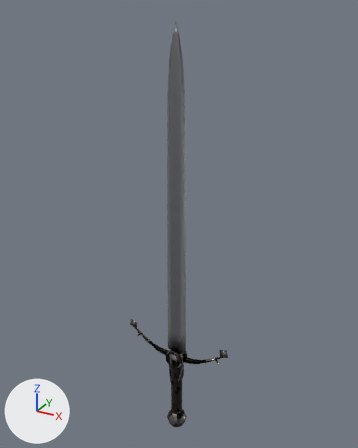
An edit to the glTF model cliente-godot/assets_v3/equipamentos/wp_espada_longa_d.glb, drawn before and after from the same camera.
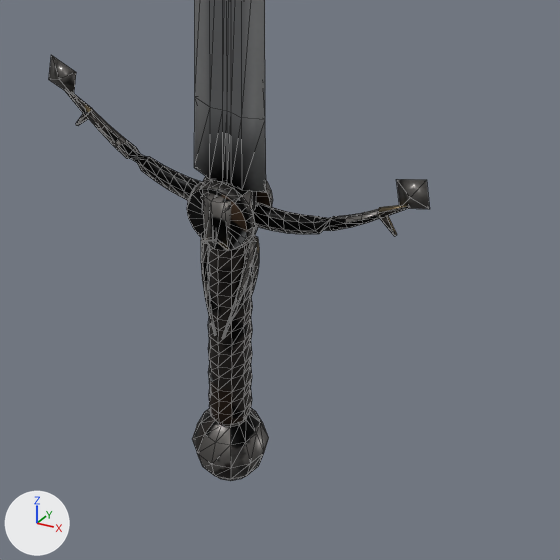
Each version appears first whole from a 50 mm camera at (0.487, -0.874, 1.025) aimed at (-0.01, 0.031, 0.572), and next in a close-up on the part from 33% to 73% of the width and 68% to 100% of the height. The lights are fixed; the arrows at lower left show +X, +Y and +Z. The last two pictures show the newer version. The close-ups show mesh edges as thin lines. Vertices at exactly the same position are counted once.

Names of what the first close-up shows: 'wp_espada_longa_d'.
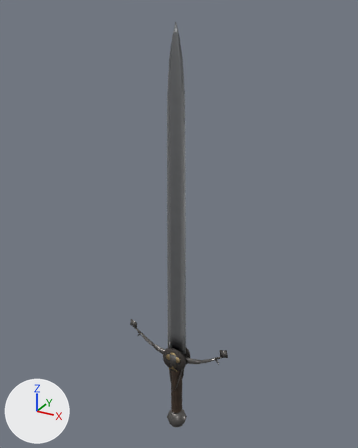
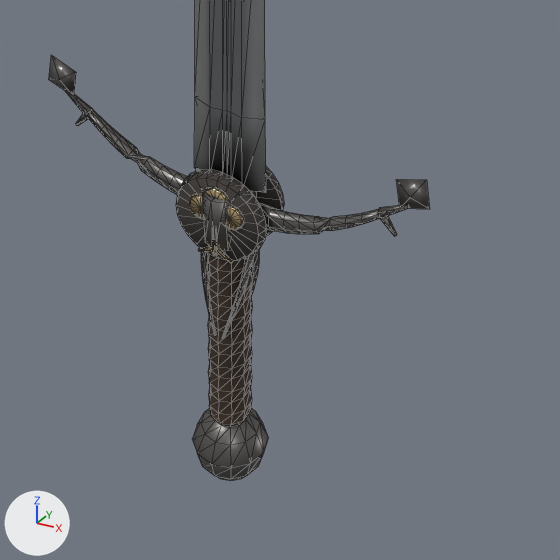
What differs and where, as boxes (x1, y1, x2, y2) in the close-ups (560 x 560 px; the box of a moved part takes in the faces that stretch with it):
'wp_espada_longa_d', surface changed, reshaped
    both: (49, 0, 430, 481)
part 1 of me_espada, added
    after: (198, 246, 233, 263)
part 2 of me_espada, deleted
    before: (203, 239, 229, 251)
part 3 of me_espada, moved or reshaped
    before: (187, 180, 273, 249)
    after: (176, 167, 284, 260)
part 4 of me_espada, surface changed
    both: (52, 57, 412, 481)

Diff of the bpy script that builds the scene:
```diff
--- a/cliente-godot/assets_v3/equipamentos/wp_espada_longa_d.glb.py
+++ b/cliente-godot/assets_v3/equipamentos/wp_espada_longa_d.glb.py
@@ img_tx_espada_longa_d_metal @@
+img_tx_espada_longa_d_metal = load_image('tx_espada_longa_d_metal', '_unpacked/tx_espada_longa_d_metal', 512, 512, 'Non-Color')
@@ mat_espada_longa_d @@
 n0 = _N.new('ShaderNodeBsdfPrincipled'); n0.name = 'Principled BSDF'
-n0.inputs[1].default_value = 0.85  # 'Metallic'
-n0.inputs[2].default_value = 0.38  # 'Roughness'
 n1 = _N.new('ShaderNodeOutputMaterial'); n1.name = 'Material Output'
@@ mat_espada_longa_d @@
 n2.image = img_tx_espada_longa_d
+n3 = _N.new('ShaderNodeSeparateColor'); n3.name = 'Separate Color'
+n4 = _N.new('ShaderNodeTexImage'); n4.name = 'Image Texture.001'
+n4.image = img_tx_espada_longa_d_metal
 _L.new(n0.outputs[0], n1.inputs[0])  # 'BSDF' to 'Surface'
 _L.new(n2.outputs[0], n0.inputs[0])  # 'Color' to 'Base Color'
+_L.new(n3.outputs[2], n0.inputs[1])  # 'Blue' to 'Metallic'
+_L.new(n3.outputs[1], n0.inputs[2])  # 'Green' to 'Roughness'
+_L.new(n4.outputs[0], n3.inputs[0])  # 'Color' to 'Color'
@@ me_espada @@
 # used by ob_wp_espada_longa_d; location = (0.0, 0.0, 0.0)
-me_espada.from_pydata(...)  # 933 vertices, 1772 faces; spans x -0.136..0.136, y -0.026..0.026, z -0.001..1.0
+me_espada.from_pydata(...)  # 1077 vertices, 2048 faces; spans x -0.136..0.136, y -0.026..0.026, z -0.001..1.0
+# me_espada part 1: a new loose piece of 37 vertices spanning x -0.012..0.012, y -0.02..-0.017, z 0.197..0.206, in mat_espada_longa_d
+# me_espada part 2: the loose piece of 22 vertices spanning x -0.009..0.009, y -0.02..-0.017, z 0.206..0.213 is deleted
+# me_espada part 3: 3 vertices moved within x 0.0..0.01, y -0.019..0.019, z 0.232..0.241; 180 vertices removed from x -0.024..0.024, y -0.02..0.021, z 0.202..0.25; 294 vertices added at x -0.032..0.032, y -0.021..0.021, z 0.194..0.258
+# me_espada part 4: 1149 kept faces spanning x -0.136..0.136, y -0.026..0.026, z -0.001..0.295 get new texture (UV) coordinates
+# other edits to the shape of me_espada do not show in these pictures
 me_espada.materials.append(mat_espada_longa_d)
```
